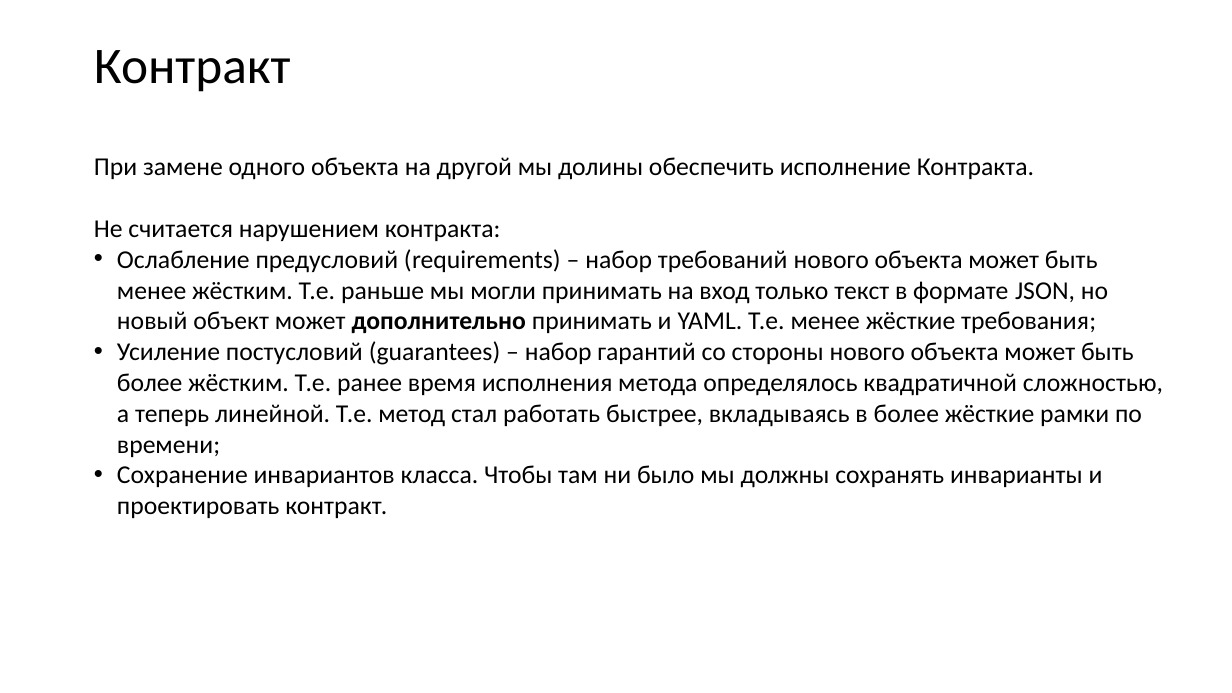
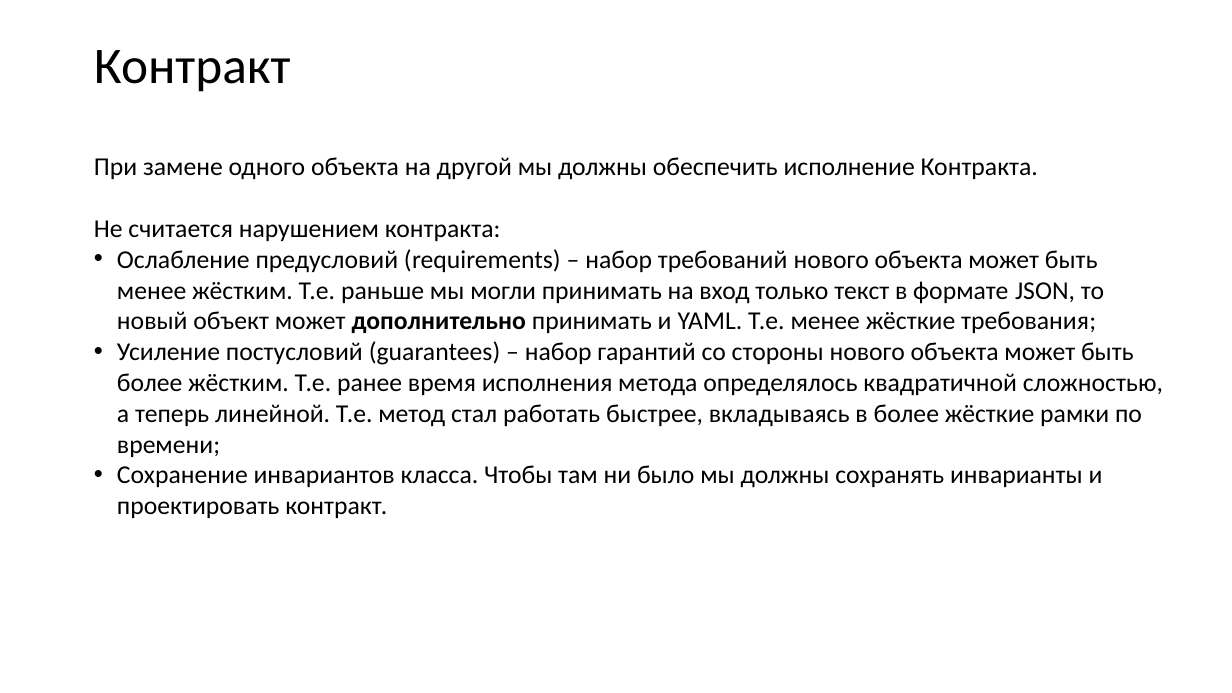
Before and after one commit to VladimirChabanov/alg_and_prog_2025, a slide deck: slide 82 of 01_lectures/lecture_08/presentation_cpp.pptx. Drawn at 1232x693 pixels with LibreOffice and Linux fonts; fonts in the diff are those of the drawing. Boxes give left, top, right and bottom in pixels: in the first picture for what was removed or moved away, otherwise in the second. Text is boxed around its words. In the diff, an @@ line names an element or a change of style, - is before the commit and + after.

```diff
--- a/01_lectures/lecture_08/presentation_cpp.pptx
+++ b/01_lectures/lecture_08/presentation_cpp.pptx
@@ text at (94, 157, 1038, 180): text changed @@
-При замене одного объекта на другой мы долины обеспечить исполнение Контракта.
+При замене одного объекта на другой мы должны обеспечить исполнение Контракта.
@@ text at (117, 249, 1104, 333): text changed @@
-• Ослабление предусловий (requirements) – набор требований нового объекта может быть менее жёстким. Т.е. раньше мы могли принимать на вход только текст в формате JSON, но новый объект может дополнительно принимать и YAML. Т.е. менее жёсткие требования;
+• Ослабление предусловий (requirements) – набор требований нового объекта может быть менее жёстким. Т.е. раньше мы могли принимать на вход только текст в формате JSON, то новый объект может дополнительно принимать и YAML. Т.е. менее жёсткие требования;
```
Also in this commit, not shown: 5 other slides changed, 2 other files.
